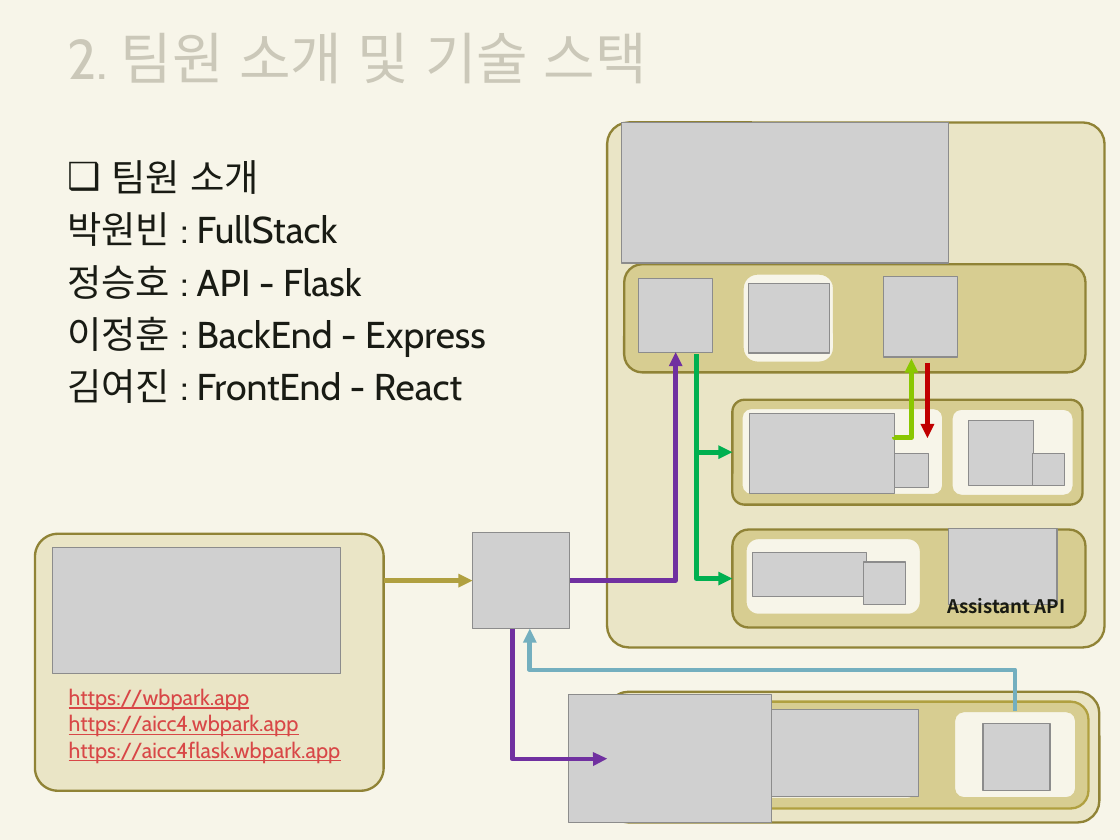
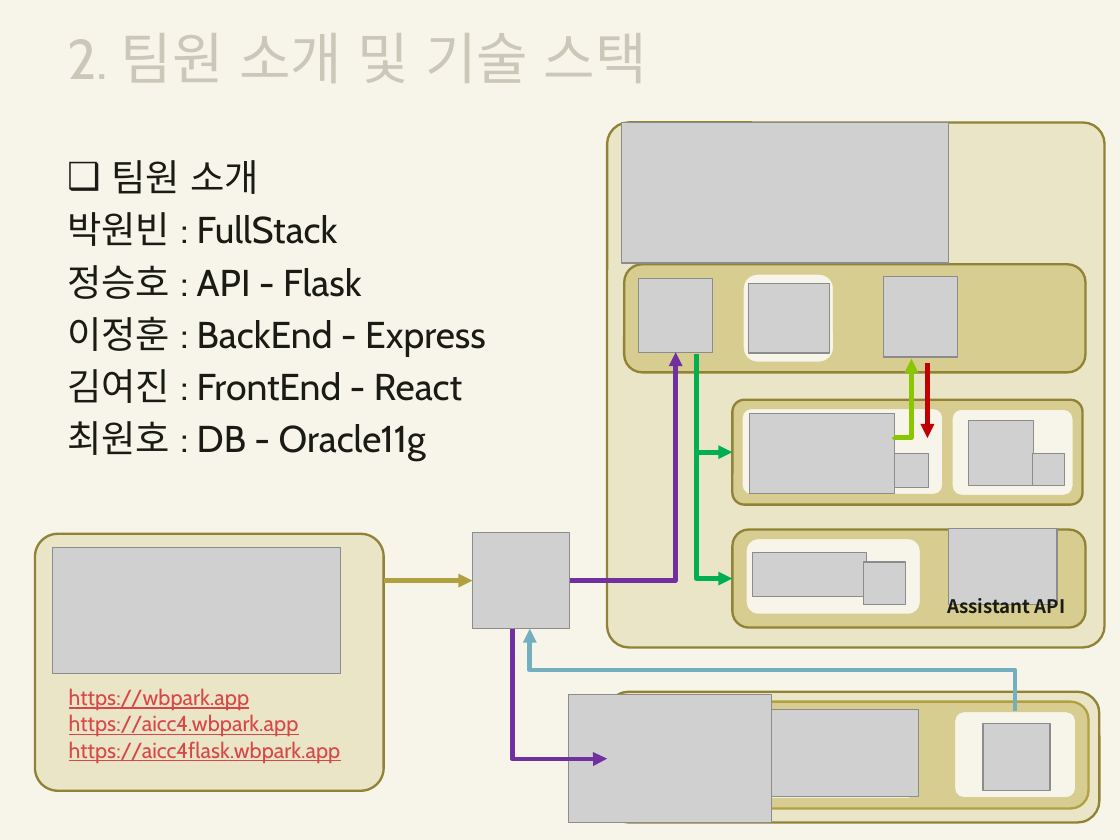
Before and after one commit to ParkWonBin/Codelabit_AICC_Project_04, a slide deck: slide 2 of 2024_0625_발표자료.pptx. Drawn at 1120x840 pixels with LibreOffice and Linux fonts; fonts in the diff are those of the drawing; grey boxes stand for pictures; background and template pictures are left out. Boxes give left, top, right and bottom in pixels: in the first picture for what was removed or moved away, otherwise in the second. Text is boxed around its words. In the diff, an @@ line names an element or a change of style, - is before the commit and + after.

```diff
--- a/2024_0625_발표자료.pptx
+++ b/2024_0625_발표자료.pptx
@@ text at [67,421,426,461]: paragraph added @@
+최원호 : DB - Oracle11g
```
Also in this commit, not shown: 3 other slides changed, 2 slides added.
